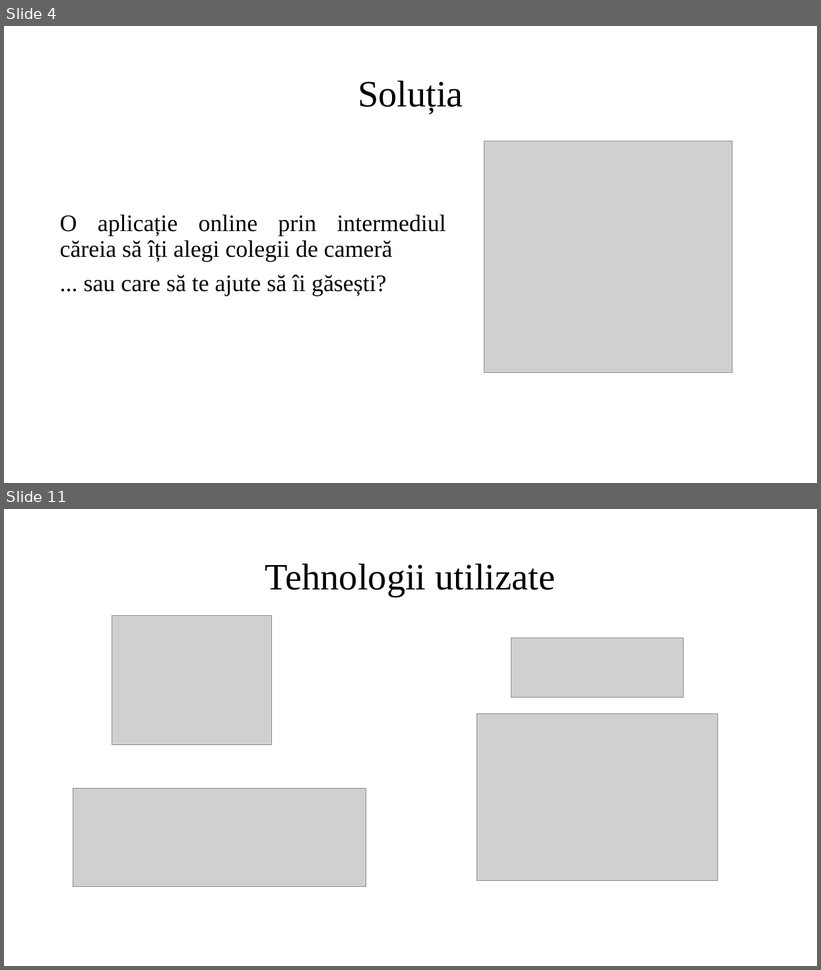
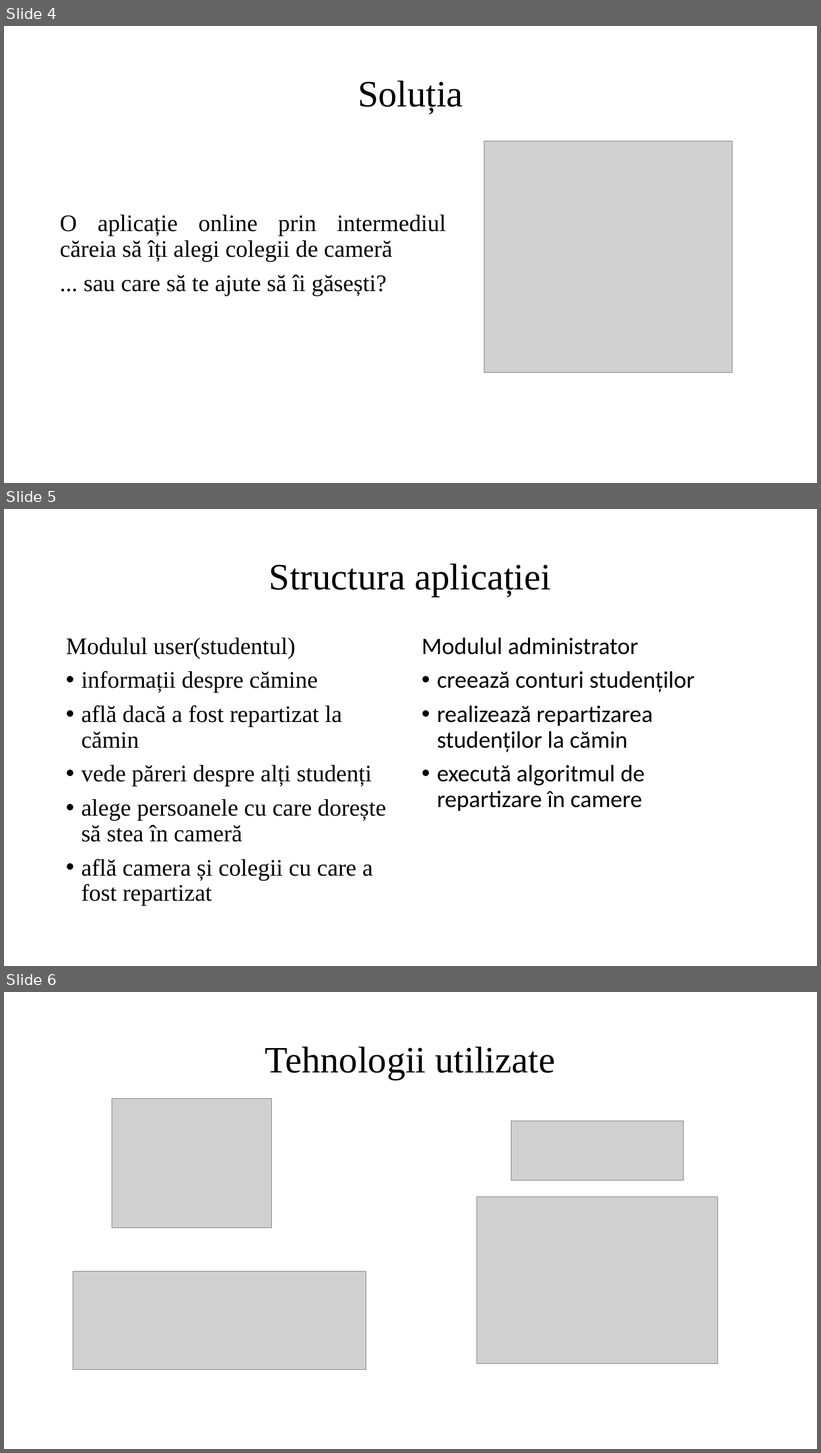
Before and after one commit to silviudragan/Stable-matching-roommates, a slide deck: Licenta2018DraganSilviu-Constantin/Prezentare.pptx. Shown one above the other, each under a label of ours: slides 4 and 11 before the commit, slides 4, 5 and 6 after it; the slides between them are not shown. The pictures are 821x970 and 821x1453 pixels, drawn with LibreOffice and Linux fonts; fonts in the diff are those of the drawing; grey boxes stand for pictures. Boxes give left, top, right and bottom in pixels: in the first picture for what was removed or moved away, otherwise in the second. Text is boxed around its words. In the diff, an @@ line names an element or a change of style, - is before the commit and + after.

```diff
--- a/Licenta2018DraganSilviu-Constantin/Prezentare.pptx
+++ b/Licenta2018DraganSilviu-Constantin/Prezentare.pptx
@@ slide 5 added at bbox=[4, 509, 817, 966], background #FFFFFF @@
@@ title added at bbox=[269, 563, 552, 597], 44 pt, text #000000 @@
+Structura aplicației
@@ text added at bbox=[66, 638, 386, 906], 28 pt, text #000000 @@
+Modulul user(studentul)
+• informații despre cămine
+• află dacă a fost repartizat la cămin
+• vede păreri despre alți studenți
+• alege persoanele cu care dorește să stea în cameră
+• află camera și colegii cu care a fost repartizat
@@ text added at bbox=[422, 638, 695, 811], 28 pt, text #000000 @@
+Modulul administrator
+• creează conturi studenților
+• realizează repartizarea studenților la cămin
+• execută algoritmul de repartizare în camere
@@ what was slide 11 is now slide 6 @@
```
Also in this commit, not shown: 8 slides changed, 2 other slides added, 4 slides removed.
